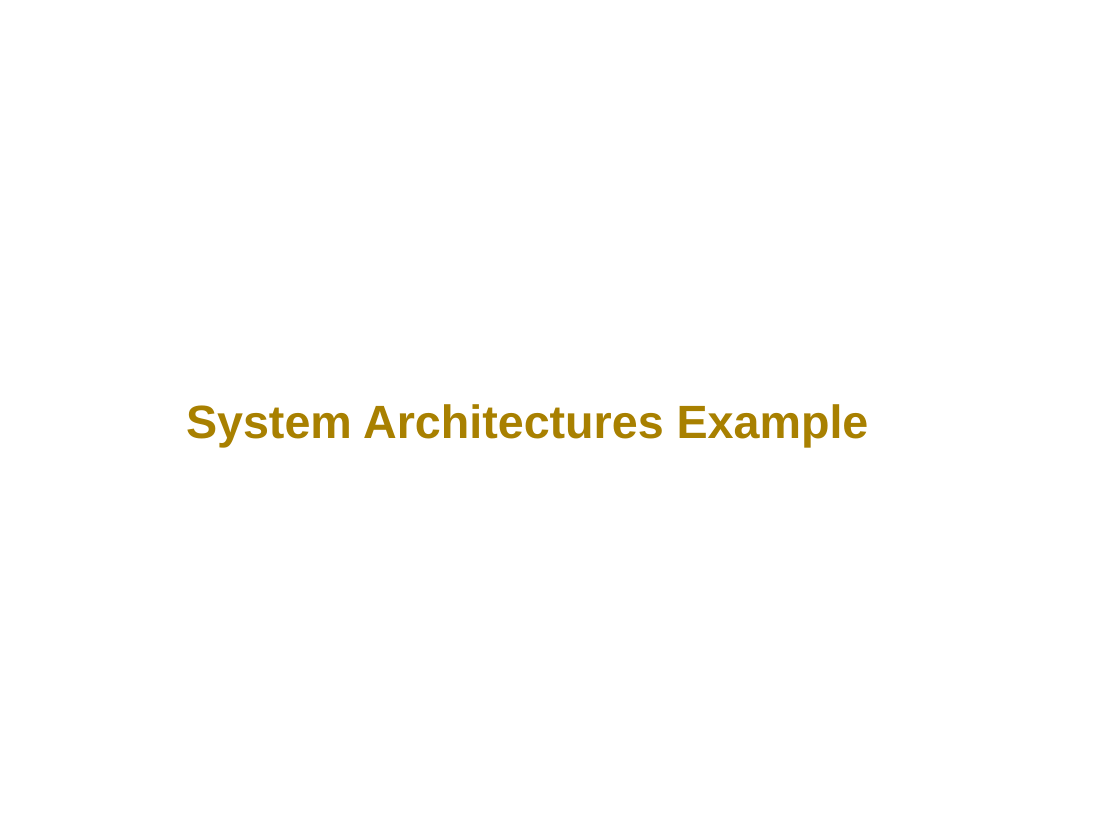
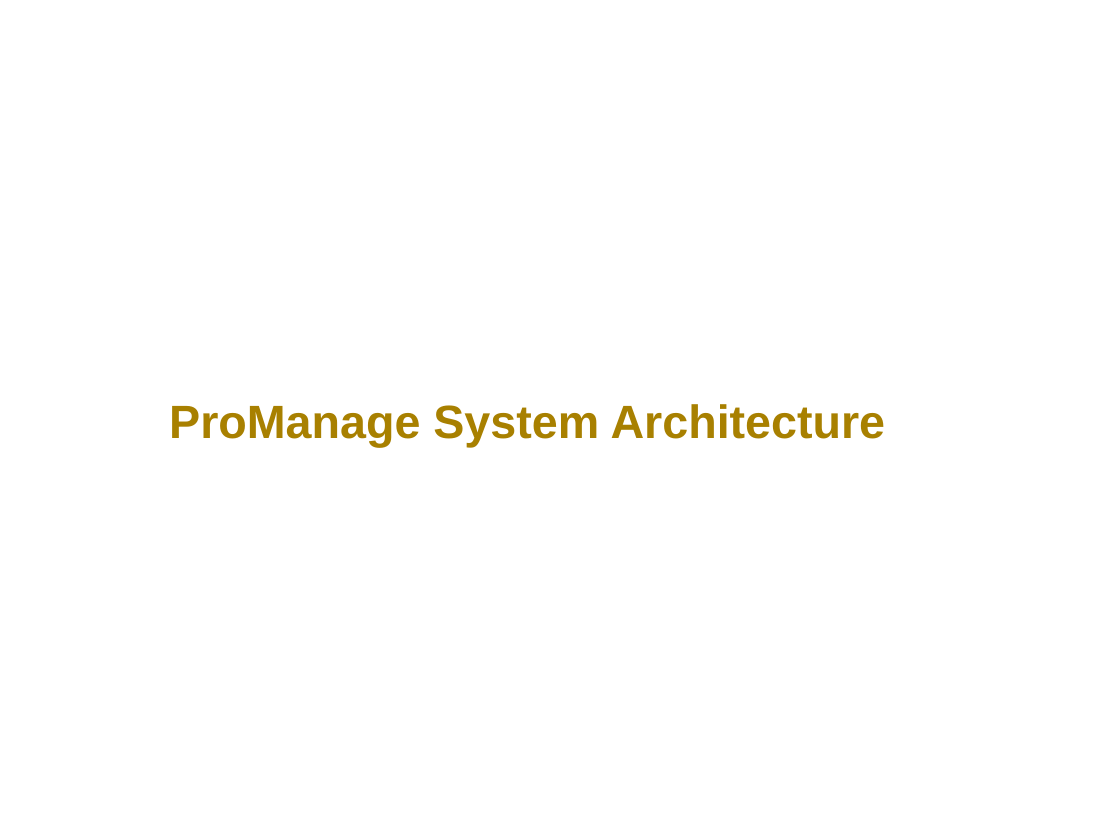
Before and after one commit to jjm3x3/propertyManager, a slide deck: slide 1 of DesignPlans.pptx. Drawn at 1120x840 pixels with LibreOffice and Linux fonts; fonts in the diff are those of the drawing. Boxes give left, top, right and bottom in pixels: in the first picture for what was removed or moved away, otherwise in the second. Text is boxed around its words. In the diff, an @@ line names an element or a change of style, - is before the commit and + after.

Commit message:
Added "bad" design and removed content from example design

```diff
--- a/DesignPlans.pptx
+++ b/DesignPlans.pptx
@@ text at (169, 404, 886, 447): text changed @@
-System Architectures Example
+ProManage System Architecture
```
Also in this commit, not shown: 1 other slide changed, 7 slides added, 9 slides removed.
